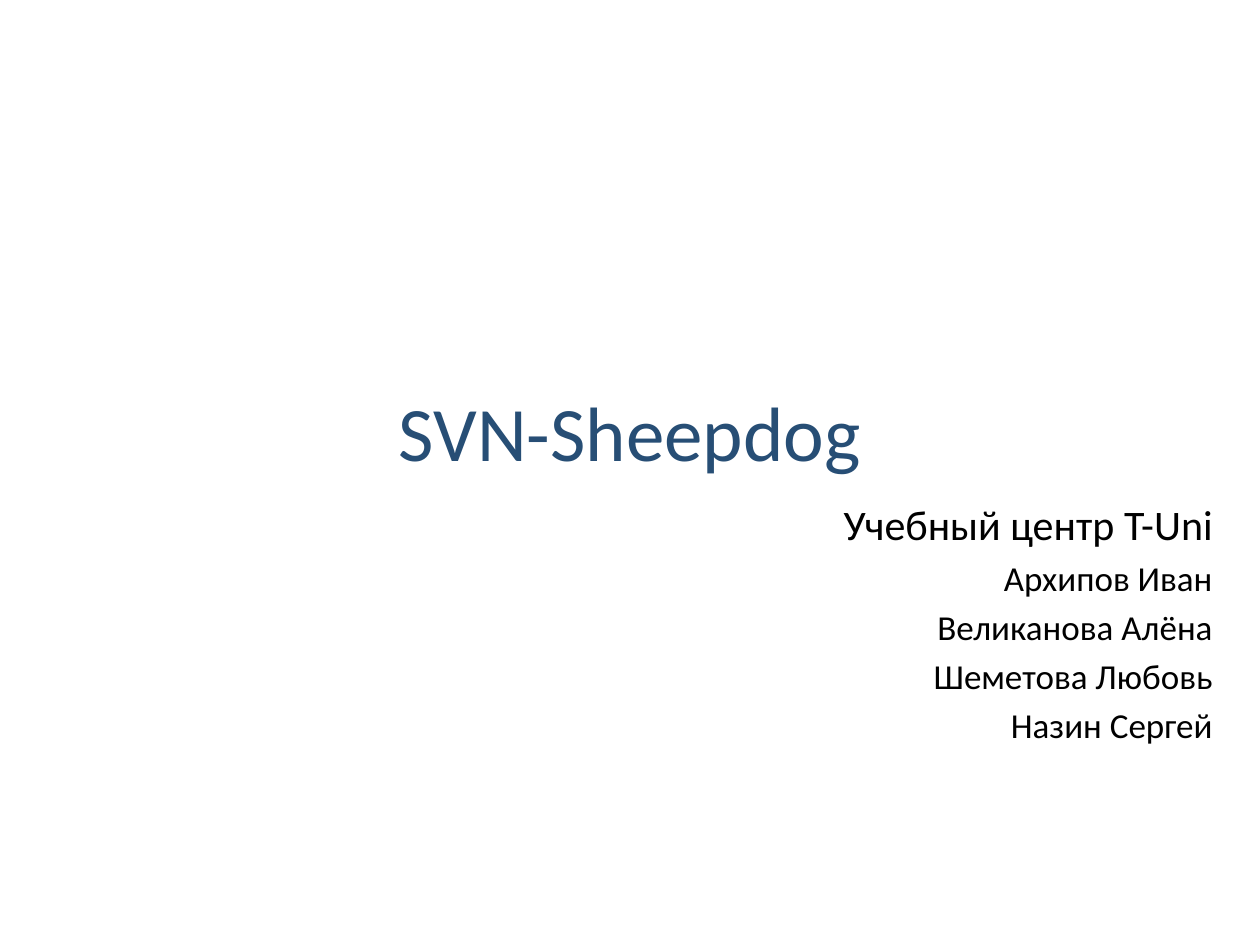
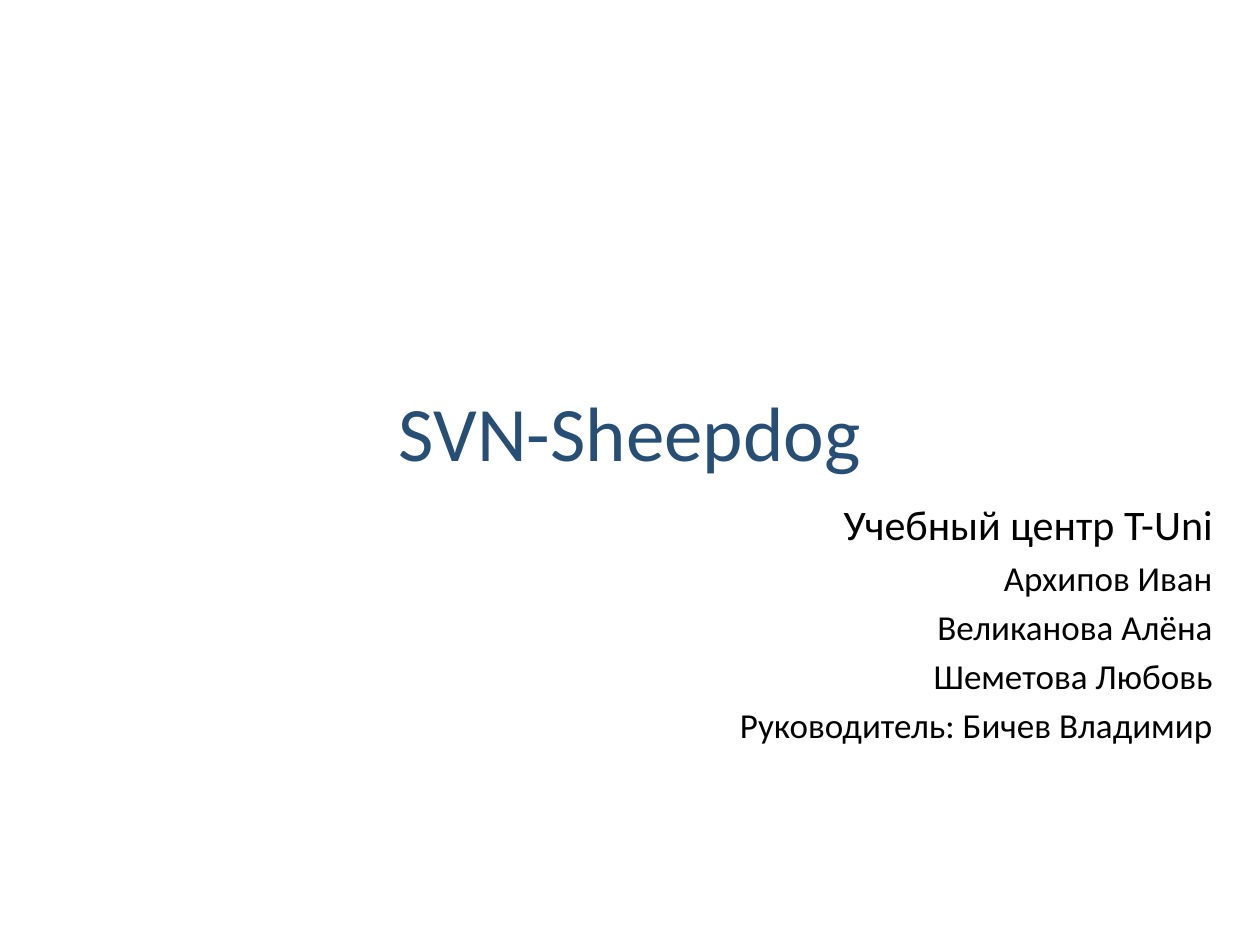
Before and after one commit to alvelikanova/svn-sheepdog, a slide deck: slide 1 of Presentation/SVN-Sheepdog.pptx. Drawn at 1260x945 pixels with LibreOffice and Linux fonts; fonts in the diff are those of the drawing; background and template pictures are left out. Boxes give left, top, right and bottom in pixels: in the first picture for what was removed or moved away, otherwise in the second. Text is boxed around its words. In the diff, an @@ line names an element or a change of style, - is before the commit and + after.

```diff
--- a/Presentation/SVN-Sheepdog.pptx
+++ b/Presentation/SVN-Sheepdog.pptx
@@ subtitle at bbox=[740, 715, 1212, 744]: text changed @@
-Назин Сергей
+Руководитель: Бичев Владимир
```
Also in this commit, not shown: 4 other slides changed.
